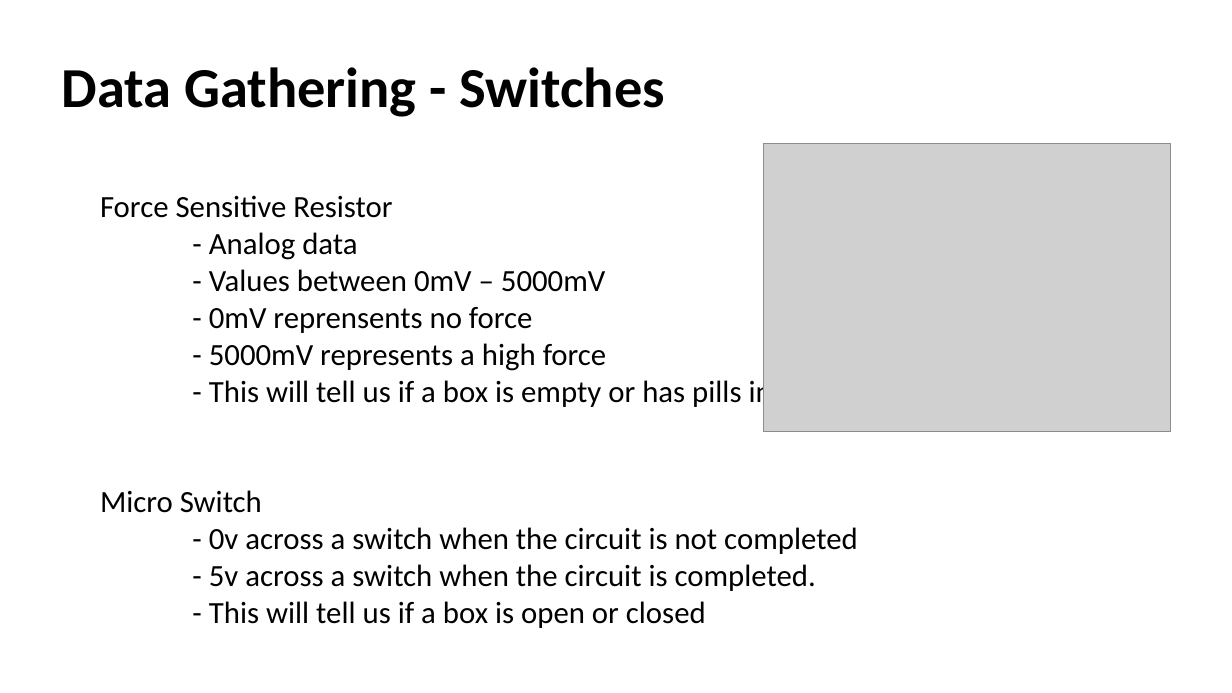
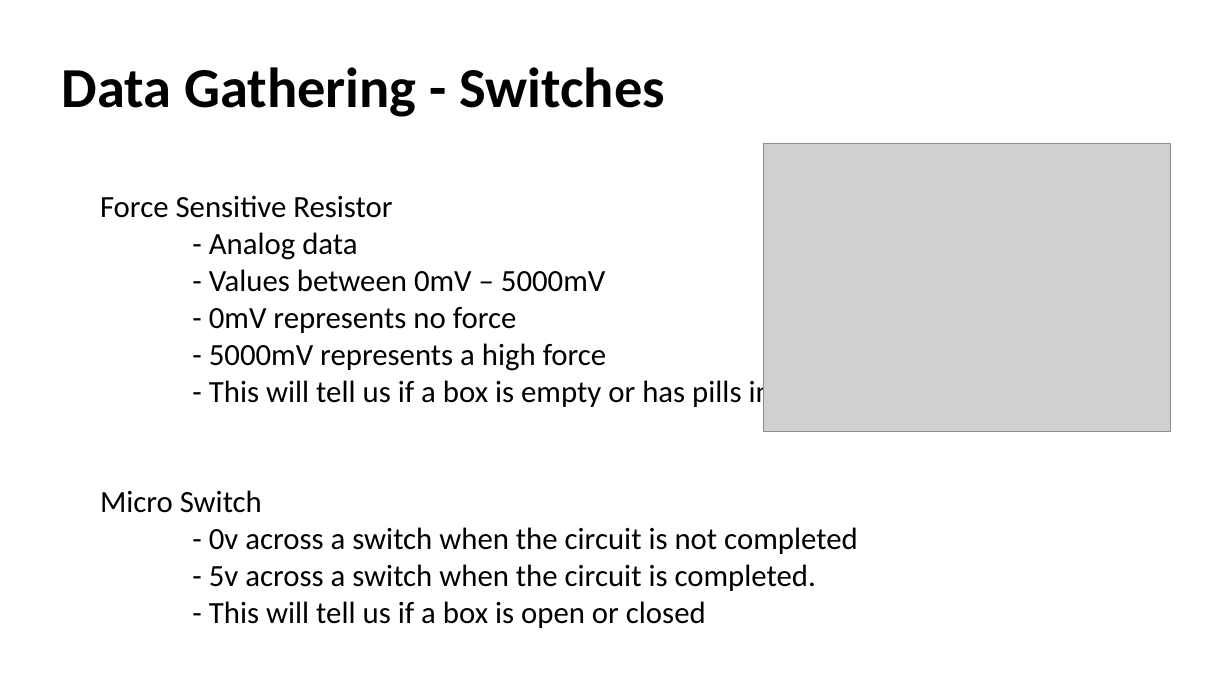
Before and after one commit to cianashby1337/IOT_CA1_Documentation, a slide deck: slide 18 of Screencast_PowerPoint.pptx. Drawn at 1232x693 pixels with LibreOffice and Linux fonts; fonts in the diff are those of the drawing; grey boxes stand for pictures. Boxes give left, top, right and bottom in pixels: in the first picture for what was removed or moved away, otherwise in the second. Text is boxed around its words. In the diff, an @@ line names an element or a change of style, - is before the commit and + after.

Commit message:
Corrected spelling mistakes

```diff
--- a/Screencast_PowerPoint.pptx
+++ b/Screencast_PowerPoint.pptx
@@ text at (209, 307, 517, 333): text changed @@
-- 0mV reprensents no force
+- 0mV represents no force
```
Also in this commit, not shown: 2 other slides changed.
